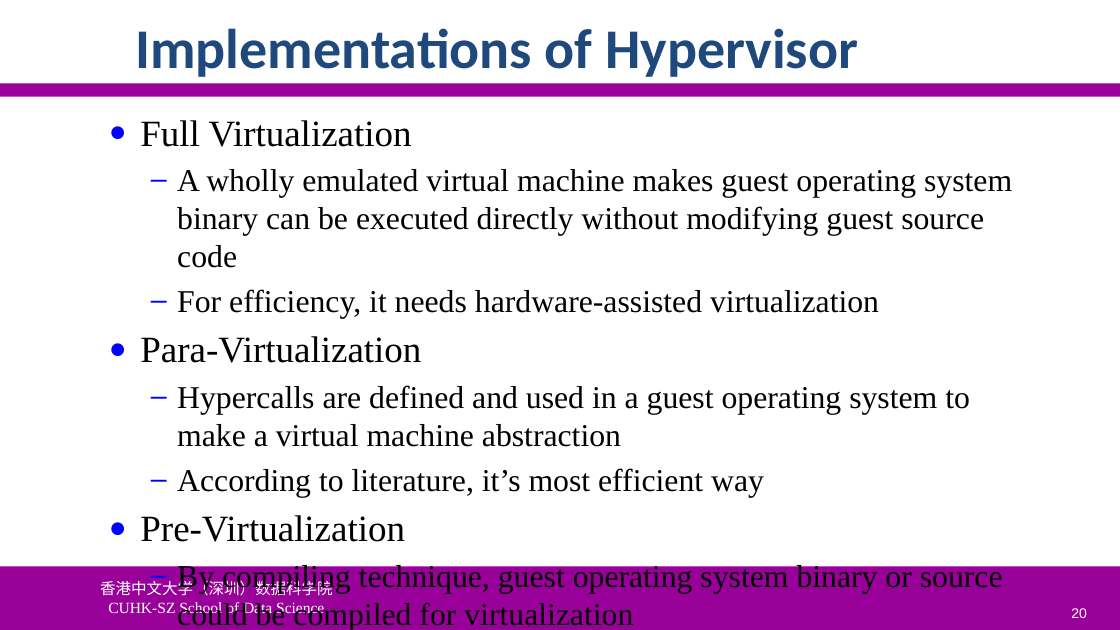
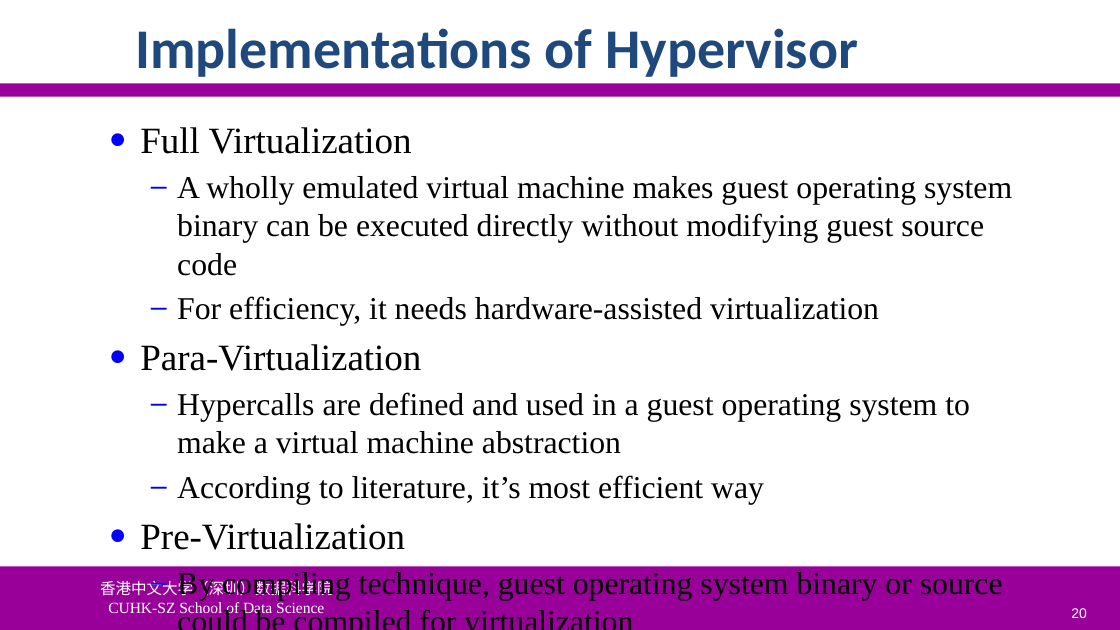
Before and after one commit to ychung1103/ychung1103.github.io, a slide deck: slide 20 of Slides/CSC6103/VT-01 Virtualization Introduction.pptx. Drawn at 1120x630 pixels with LibreOffice and Linux fonts; fonts in the diff are those of the drawing; background and template pictures are left out. Boxes give left, top, right and bottom in pixels: in the first picture for what was removed or moved away, otherwise in the second. Text is boxed around its words. In the diff, an @@ line names an element or a change of style, - is before the commit and + after.

```diff
--- a/Slides/CSC6103/VT-01 Virtualization Introduction.pptx
+++ b/Slides/CSC6103/VT-01 Virtualization Introduction.pptx
@@ text "Full Virtualization" rewrapped from (140, 120, 1012, 630) to (140, 127, 1012, 600) @@
```
Also in this commit, not shown: 8 other slides changed, 1 other file.
